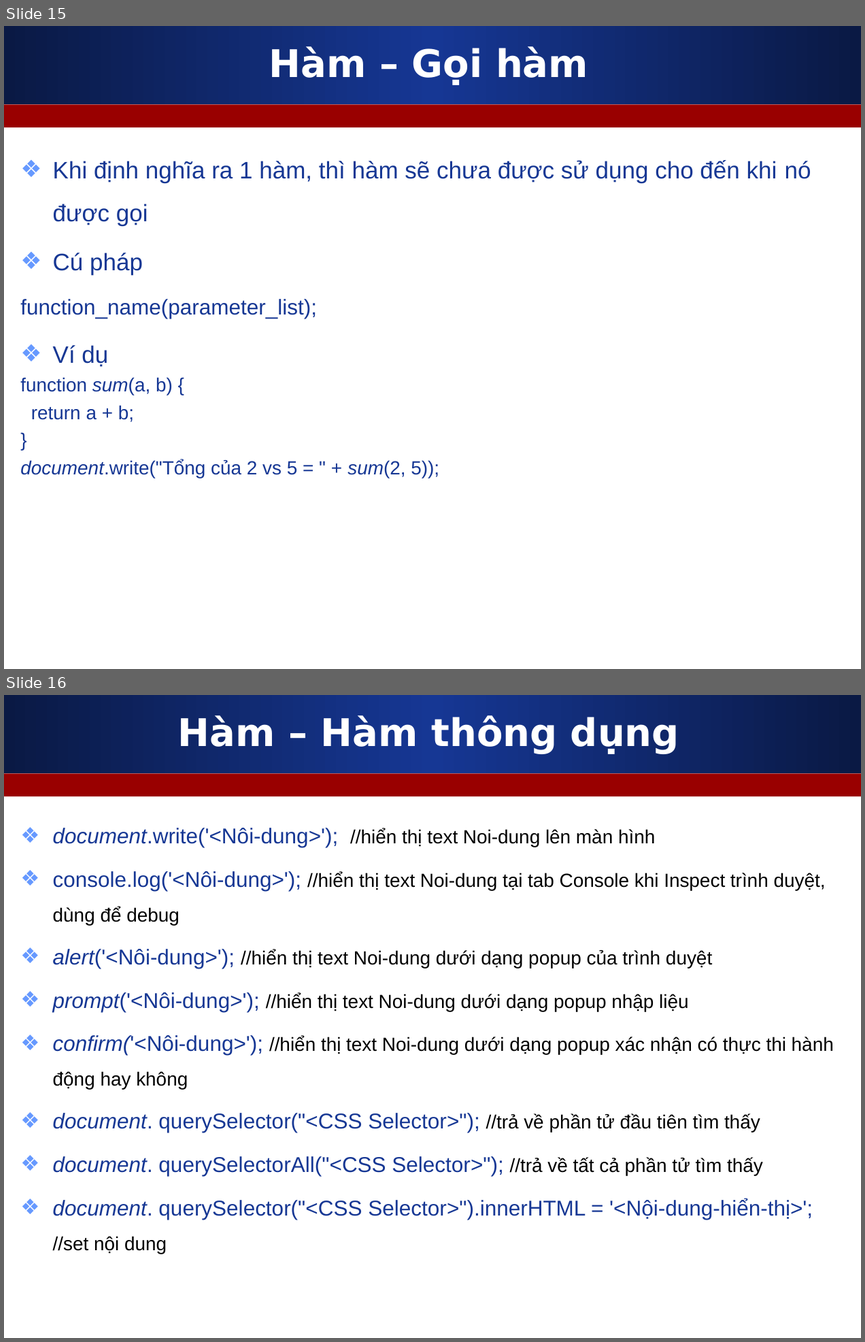
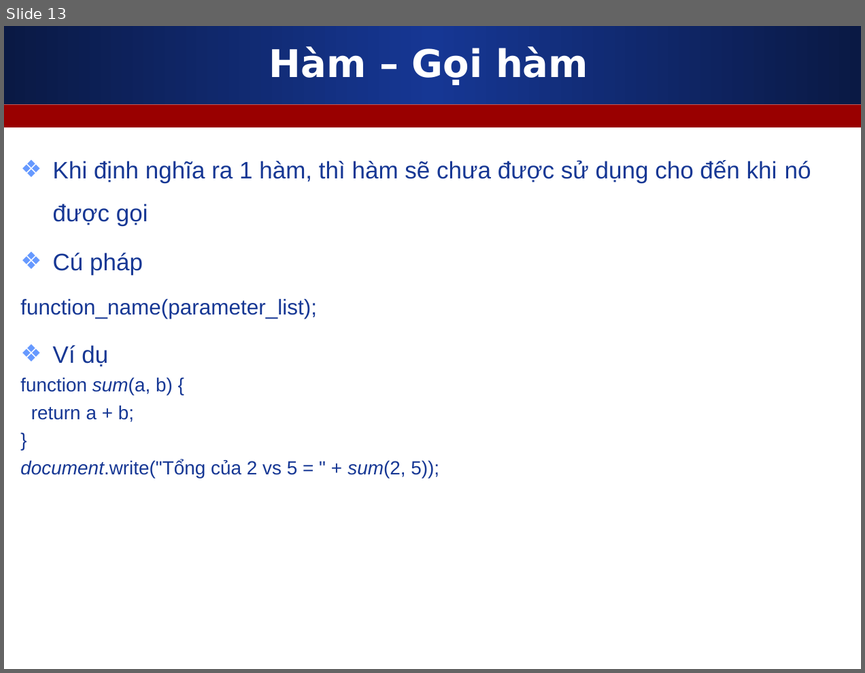
Before and after one commit to nguyenvietmanhit/PHP0921E2_SKDA, a slide deck: Day03_CD2_Javascript_Basic_1/Slides/1_Javascript_can_ban_phan_1.ppt. Shown one above the other, each under a label of ours: slides 15 and 16 before the commit, slide 13 after it. The pictures are 865x1342 and 865x673 pixels, drawn with LibreOffice and Linux fonts; fonts in the diff are those of the drawing. Boxes give left, top, right and bottom in pixels: in the first picture for what was removed or moved away, otherwise in the second. Text is boxed around its words. In the diff, an @@ line names an element or a change of style, - is before the commit and + after.

```diff
--- a/Day03_CD2_Javascript_Basic_1/Slides/1_Javascript_can_ban_phan_1.ppt
+++ b/Day03_CD2_Javascript_Basic_1/Slides/1_Javascript_can_ban_phan_1.ppt
@@ slide 16 removed at [4, 695, 861, 1338], background #FFFFFF; not listed: 2 template elements that a slide beside it also shows @@
@@ title removed at [178, 715, 679, 754] @@
-Hàm – Hàm thông dụng
@@ text removed at [53, 828, 834, 1253] @@
-❖ document.write('<Nôi-dung>'); //hiển thị text Noi-dung lên màn hình
-❖ console.log('<Nôi-dung>'); //hiển thị text Noi-dung tại tab Console khi Inspect trình duyệt, dùng để debug
-❖ alert('<Nôi-dung>'); //hiển thị text Noi-dung dưới dạng popup của trình duyệt
-❖ prompt('<Nôi-dung>'); //hiển thị text Noi-dung dưới dạng popup nhập liệu
-❖ confirm('<Nôi-dung>'); //hiển thị text Noi-dung dưới dạng popup xác nhận có thực thi hành động hay không
-❖ document. querySelector("<CSS Selector>"); //trả về phần tử đầu tiên tìm thấy
-❖ document. querySelectorAll("<CSS Selector>"); //trả về tất cả phần tử tìm thấy
-❖ document. querySelector("<CSS Selector>").innerHTML = '<Nội-dung-hiển-thị>'; //set nội dung
@@ what was slide 15 is now slide 13 @@
```
Also in this commit, not shown: 4 slides changed, 5 slides added, 1 other file.
